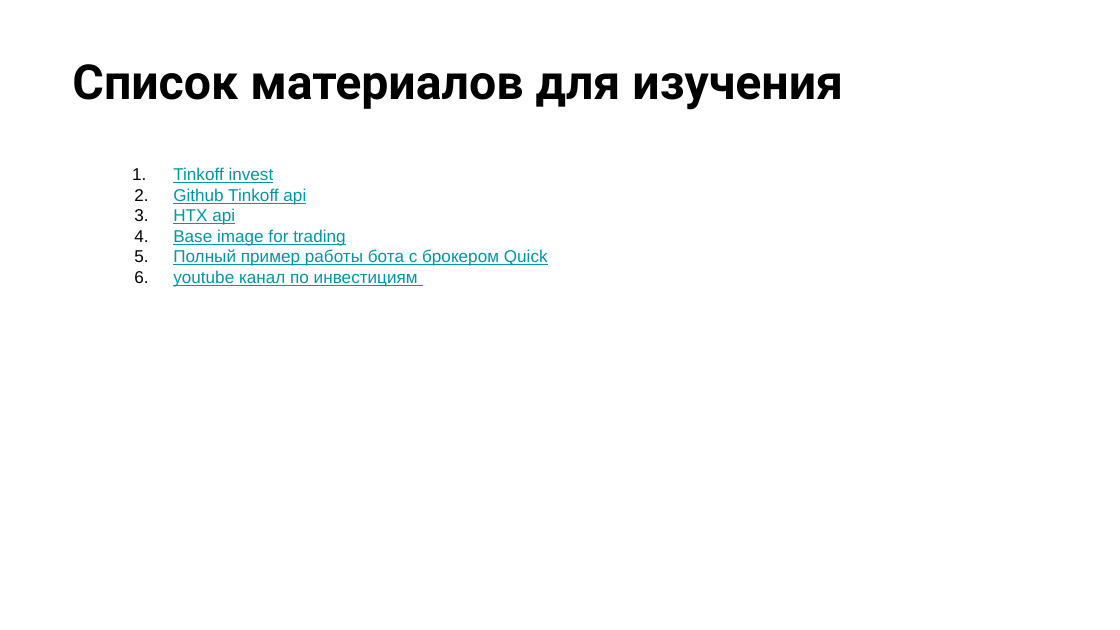
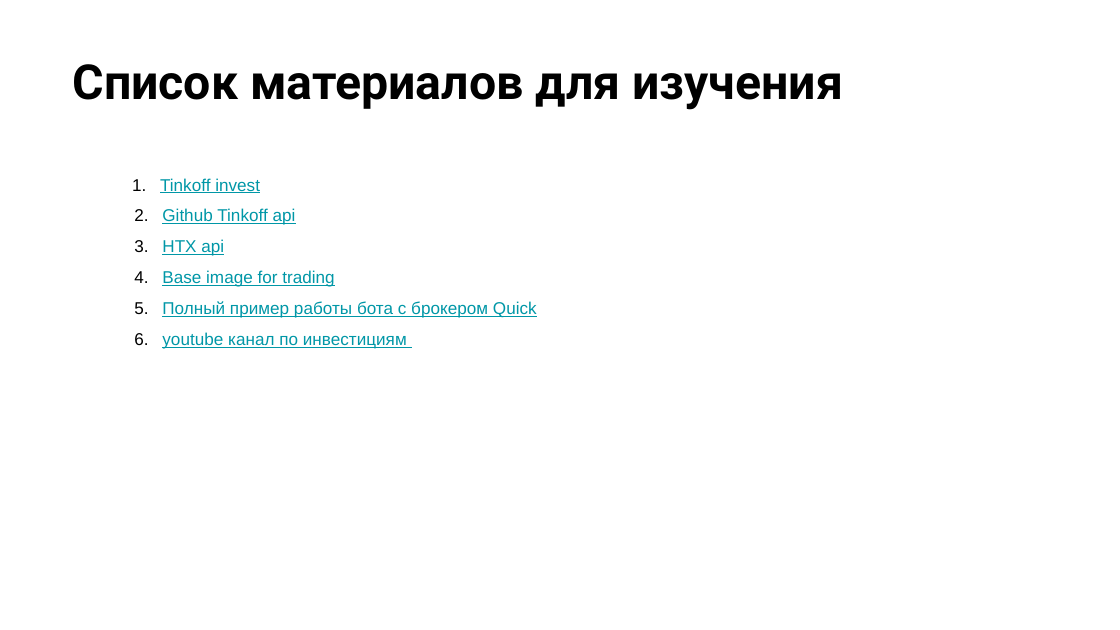
Before and after one commit to stureiko/Otus_lectures, a slide deck: slide 16 of FinML/32 - Real_data/Presentation/Работа с реальными данными и создание ML - моделей для проекта.pptx (slide 18 before the commit). Drawn at 1120x630 pixels with LibreOffice and Linux fonts; fonts in the diff are those of the drawing; background and template pictures are left out. Boxes give left, top, right and bottom in pixels: in the first picture for what was removed or moved away, otherwise in the second. Text is boxed around its words. In the diff, an @@ line names an element or a change of style, - is before the commit and + after.

Commit message:
FinML - ByBit and T-invest connection example

```diff
--- a/FinML/32 - Real_data/Presentation/Работа с реальными данными и создание ML - моделей для проекта.pptx
+++ b/FinML/32 - Real_data/Presentation/Работа с реальными данными и создание ML - моделей для проекта.pptx
@@ text "Tinkoff invest" at (x1=160, y1=178, x2=537, y2=349): indent changed; line spacing 1 to 1.5 @@
```
Also in this commit, not shown: 6 other slides changed, 2 slides added, 7 slides removed, 5 other files.
